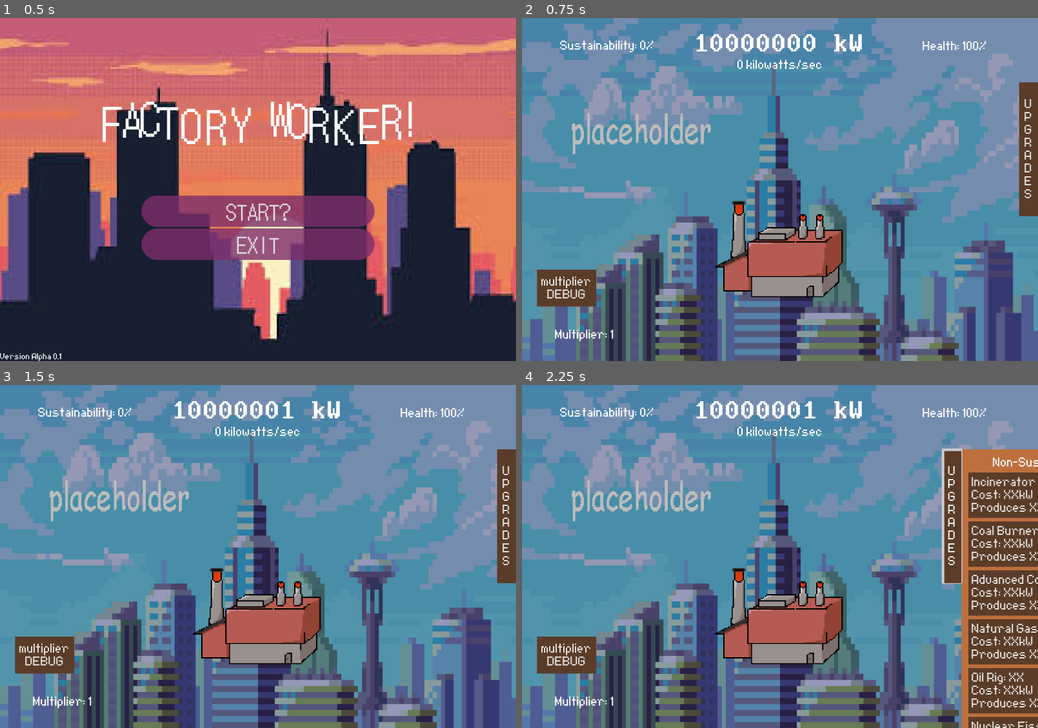
Above: before the commit, frames 1-4 (two rows, left to right).
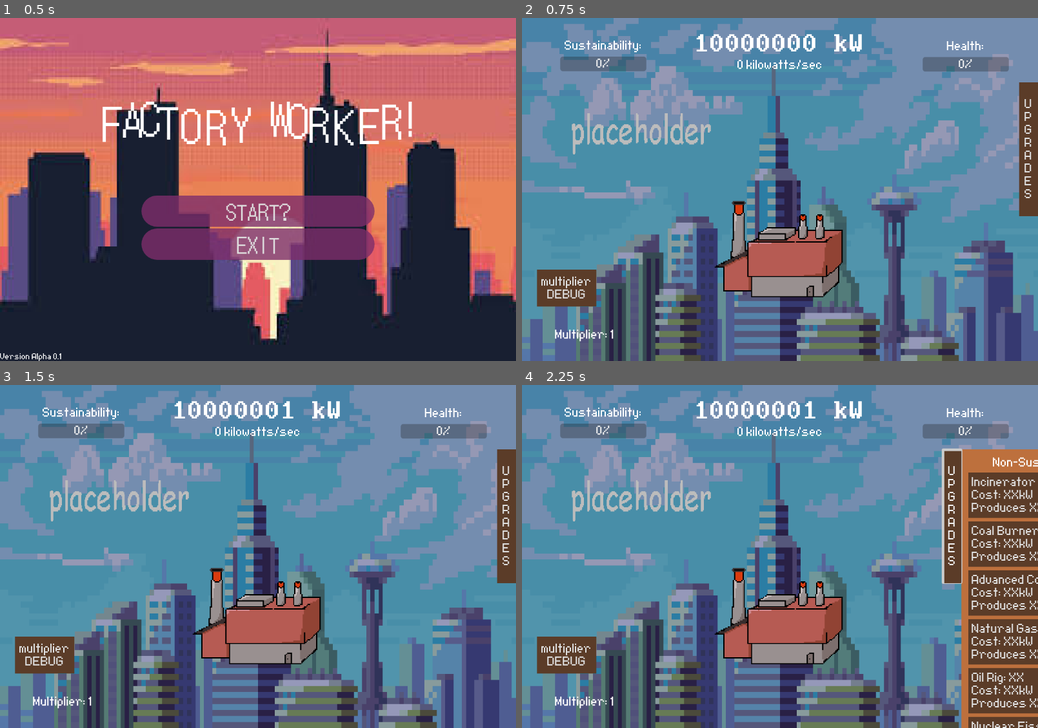
Above: after the commit, the same moments.

Repository: chu0029/SusGame
Game: Godot game, scene res://scenes/menu_start.tscn
Two runs of this game, one before a commit and one after it. Both use one fixed random seed, a clock stepped at 60 frames per second and the inputs below.
Inputs (mouse positions are in pixels of both pictures, inside the frame that each line leads up to):
- Up to frame 1 (0.5 s): no input
- Up to frame 2 (0.75 s): click "START?" at 0.5 s
- Up to frame 3 (1.5 s): click (258, 611) at 1.25 s
- Up to frame 4 (2.25 s): click "U P G R A D E S" at 2 s

Frame 1 is identical in both runs. In frame 2, 1.9% of the frame differs, in the area x 7-95%, y 6-16%; in frame 3, 1.9%; in frame 4, 1.9%.

Commit message:
made health and sus bars

Diff:
--- a/scenes/gametest.tscn
+++ b/scenes/gametest.tscn
@@ -15,7 +15,7 @@
 streams_count = 1
 stream_0/stream = ExtResource("4_xe5qx")
 
-[node name="Control" type="Control" node_paths=PackedStringA …(176 unchanged characters)… , "hydroelectricdam", "nuclearfusion", "sustainabilityrating", "healthbutton")]
+[node name="Control" type="Control" node_paths=PackedStringA …(176 unchanged characters)… , "hydroelectricdam", "nuclearfusion", "healthbutton")]
 layout_mode = 3
 anchors_preset = 15
 anchor_right = 1.0
@@ -38,7 +38,6 @@
 geothermalplant = NodePath("Panel/ScrollContainer/MarginContainer/HBoxContainer/susvbox/geothermalplant")
 hydroelectricdam = NodePath("Panel/ScrollContainer/MarginContainer/HBoxContainer/susvbox/hydroelectricdam")
 nuclearfusion = NodePath("Panel/ScrollContainer/MarginContainer/HBoxContainer/susvbox/nuclearfusion")
-sustainabilityrating = NodePath("sustainability")
 healthbutton = NodePath("health")
 
 [node name="TextureRect" type="TextureRect" parent="."]
@@ -84,7 +83,7 @@
 theme = ExtResource("3_34im5")
 theme_override_fonts/normal_font = ExtResource("6_xe5qx")
 theme_override_font_sizes/normal_font_size = 64
-text = "Power: skibidi"
+text = "Power: skib"
 horizontal_alignment = 1
 vertical_alignment = 1
 
@@ -171,6 +170,7 @@
 theme_override_constants/margin_left = 16
 theme_override_constants/margin_top = 16
 theme_override_constants/margin_right = 16
+theme_override_constants/margin_bottom = 16
 
 [node name="HBoxContainer" type="HBoxContainer" parent="Panel/ScrollContainer/MarginContainer"]
 layout_mode = 2
@@ -315,24 +315,42 @@
 S"
 
 [node name="sustainability" type="Label" parent="."]
+custom_minimum_size = Vector2(200, 0)
 layout_mode = 1
 anchors_preset = -1
 anchor_bottom = 0.016
 offset_left = 89.0
 offset_top = 50.0
-offset_right = 323.0
-offset_bottom = 140.8
-theme = ExtResource("3_34im5")
-text = "Sustainability: 0%"
+offset_right = 289.0
+offset_bottom = 79.456
+theme = ExtResource("3_34im5")
+text = "Sustainability:"
+horizontal_alignment = 1
+
+[node name="susbar" type="ProgressBar" parent="sustainability"]
+custom_minimum_size = Vector2(200, 0)
+layout_mode = 0
+offset_top = 40.0
+offset_right = 200.0
+offset_bottom = 74.0
 
 [node name="health" type="Label" parent="."]
+custom_minimum_size = Vector2(200, 0)
 layout_mode = 0
 offset_left = 932.0
 offset_top = 51.0
-offset_right = 1088.0
-offset_bottom = 112.0
-theme = ExtResource("3_34im5")
-text = "Health: 100%"
+offset_right = 1019.0
+offset_bottom = 81.0
+theme = ExtResource("3_34im5")
+text = "Health:"
+horizontal_alignment = 1
+
+[node name="healthbar" type="ProgressBar" parent="health"]
+custom_minimum_size = Vector2(200, 0)
+layout_mode = 0
+offset_top = 40.0
+offset_right = 200.0
+offset_bottom = 74.0
 
 [node name="Pyramid-BananaMarmalade" type="AudioStreamPlayer" parent="."]
 stream = ExtResource("7_t82je")
--- a/scripts/gametest.gd
+++ b/scripts/gametest.gd
@@ -11,6 +11,7 @@
 @export var bgm: AudioStreamPlayer
 
 @export var autoclicker: Button #export buttons (im sure theres a better way to do this)
+#update: there IS a better way to do this - use $path-to-file (it autocompletes itself)
 @export var solarpanel: Button
 @export var windturbine: Button
 @export var biomass: Button
@@ -18,7 +19,7 @@
 @export var hydroelectricdam: Button
 @export var nuclearfusion: Button
 
-@export var sustainabilityrating: Label #export labels (i forgor why we need this)
+#export labels (i forgor why we need this)
 @export var healthbutton: Label
 
 var power: int = 10000000 #set all variables needed to increase power
@@ -64,8 +65,8 @@
 	sustainability = (susupgrade/unsusupgrade)*100
 	if sustainability < 70: #and sustainability > 0 ?
 		health -= 1
-	sustainabilityrating.text = "Sustainability Rating: %s" %sustainability
-	healthbutton.text = "Health: %s" %health
+	$sustainability/susbar.value = sustainability
+	$health/healthbar.value = health
 	power += 1 * automult
 	power += 1 * solarpanelcount
 	power += 2 * windturbinecount
